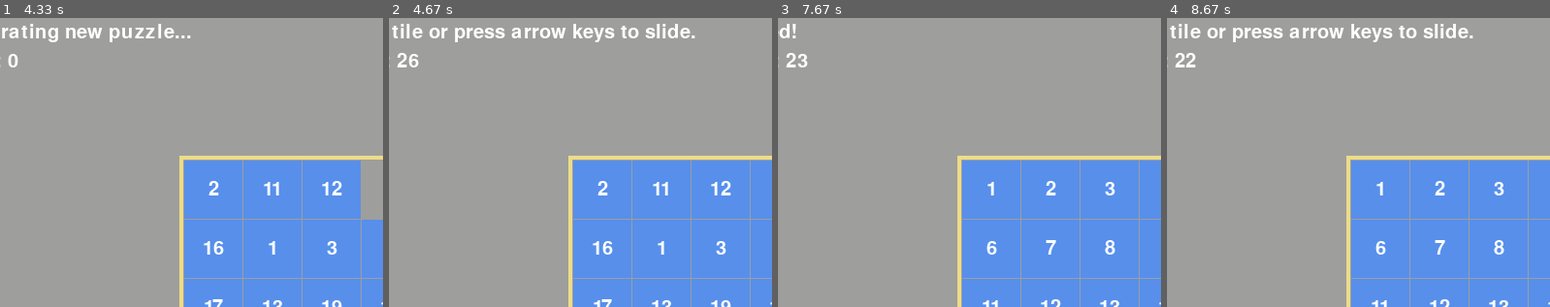
Above: before the commit, frames 1-4 (left to right).
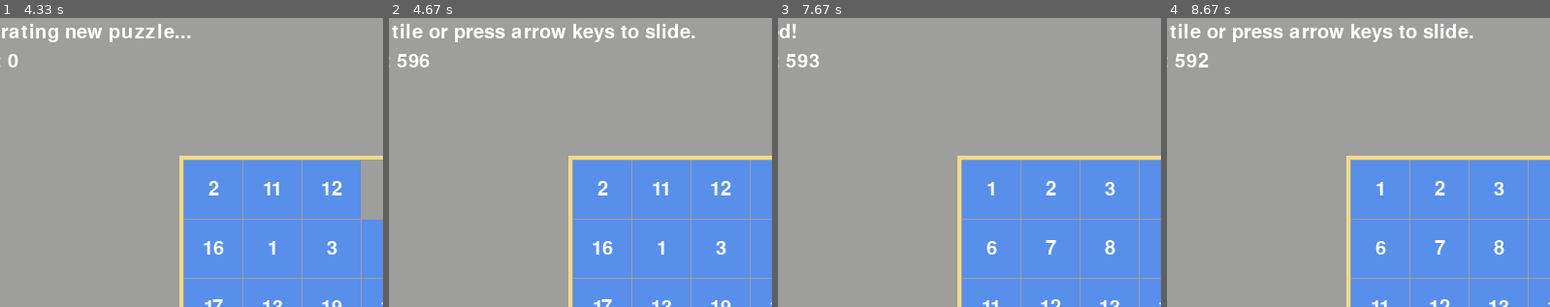
Above: after the commit, the same moments.

Repository: waitisthatv/csc125
Game: pygame game, started from Documents/csc125/pygamemodificationVD.py
Same seed, same stepped clock (60 frames per second), same inputs: the game is played once before the commit and once after it.
Inputs (mouse positions are % of the whole screen's width and height, from its top left):
- Up to frame 1 (4.33 s): tap Enter at 0.33 s
- Up to frame 2 (4.67 s): no input
- Up to frame 3 (7.67 s): click "Solve" at 4.72 s; click (57, 36) at 7.55 s
- Up to frame 4 (8.67 s): hold Right 7.83-8.3 s; click (50, 71) at 8.38 s
The pictures show only the part of the screen within x 7-57%, y 0-50%; the shares and areas given below are measured in that part.

Frame 1 is identical in both runs. In frame 2, 0.2% of the frame differs, in the area x 2-11%, y 12-18%; in frame 3, 0.2%; in frame 4, 0.2%.

Commit message:
Update pygamemodificationVD.py
adjusted time back. timer works as intended, game freezes and reshuffles to a new round

Diff:
--- a/Documents/csc125/pygamemodificationVD.py
+++ b/Documents/csc125/pygamemodificationVD.py
@@ -1,9 +1,6 @@
 # Vincent Doucette
 # Project 4 for CSC-125-WB
-# remix log once im done
-# more than likely going to increase board
-# more than like going ti add a restart option
-# either change color or add 10 minute timer for puzzle; color is simpler
+# remix log about increased board, adding a timer, and changing the colors of the game
 
 import pygame, sys, random
 from pygame.locals import *
@@ -63,7 +60,7 @@
 
     while True: # main game loop
         timepassed = (pygame.time.get_ticks() - timer) // 1000
-        timeleft = max(0, 30 - timepassed)
+        timeleft = max(0, 600 - timepassed)
         slideTo = None # the direction, if any, a tile should slide
         msg = 'Click tile or press arrow keys to slide.' # contains the message to show in the upper left corner.
         if mainBoard == SOLVEDBOARD:
